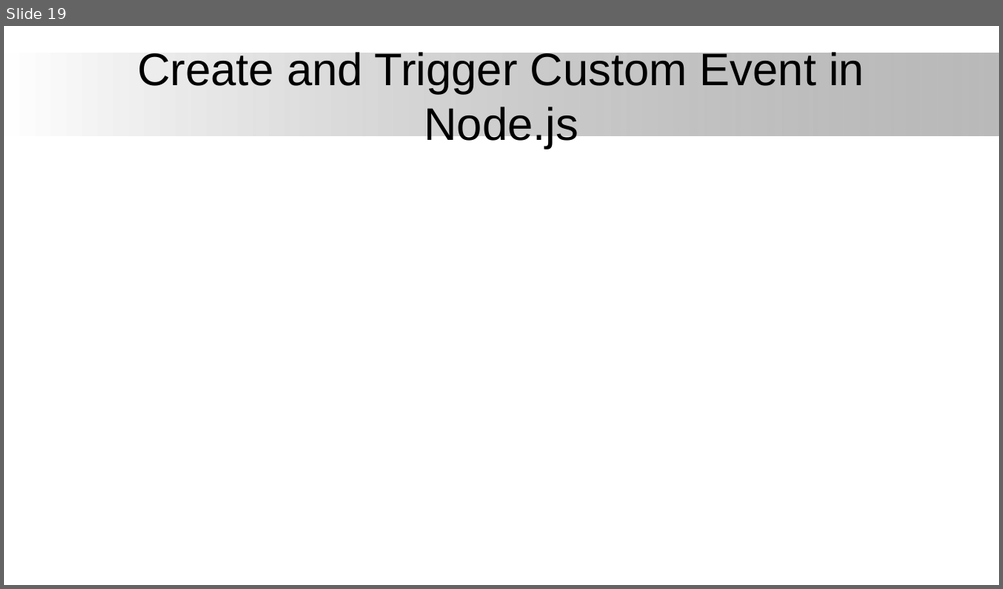
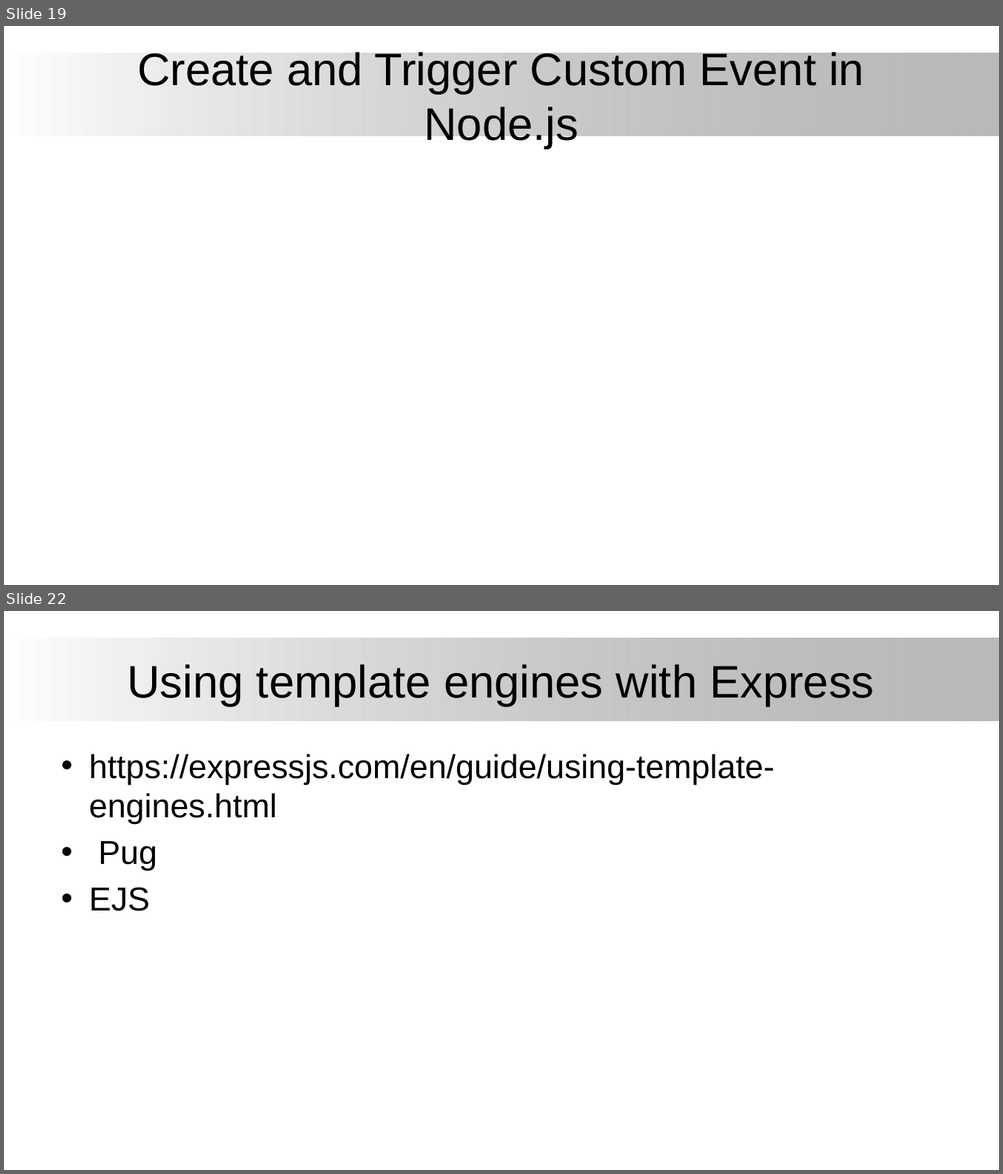
Before and after one commit to firstmentor/nodejs, a slide deck: Node Js.pptx. Shown one above the other, each under a label of ours: slide 19 before the commit, slides 19 and 22 after it; the slides between them are not shown. The pictures are 1003x589 and 1003x1174 pixels, drawn with LibreOffice and Linux fonts; fonts in the diff are those of the drawing; background and template pictures are left out. Boxes give left, top, right and bottom in pixels: in the first picture for what was removed or moved away, otherwise in the second. Text is boxed around its words. In the diff, an @@ line names an element or a change of style, - is before the commit and + after.

```diff
--- a/Node Js.pptx
+++ b/Node Js.pptx
@@ slide 22 added at <box>4,611,999,1170</box>, background #FFFFFF; not listed: 1 template element that a slide beside it also shows @@
@@ title added at <box>127,664,874,706</box>, 44 pt, text #000000 @@
+Using template engines with Express
@@ text added at <box>89,754,774,911</box>, 32 pt, text #000000 @@
+• https://expressjs.com/en/guide/using-template-engines.html
+• Pug
+• EJS
```
Also in this commit, not shown: 1 slide changed, 6 other slides added, 18 other files.
